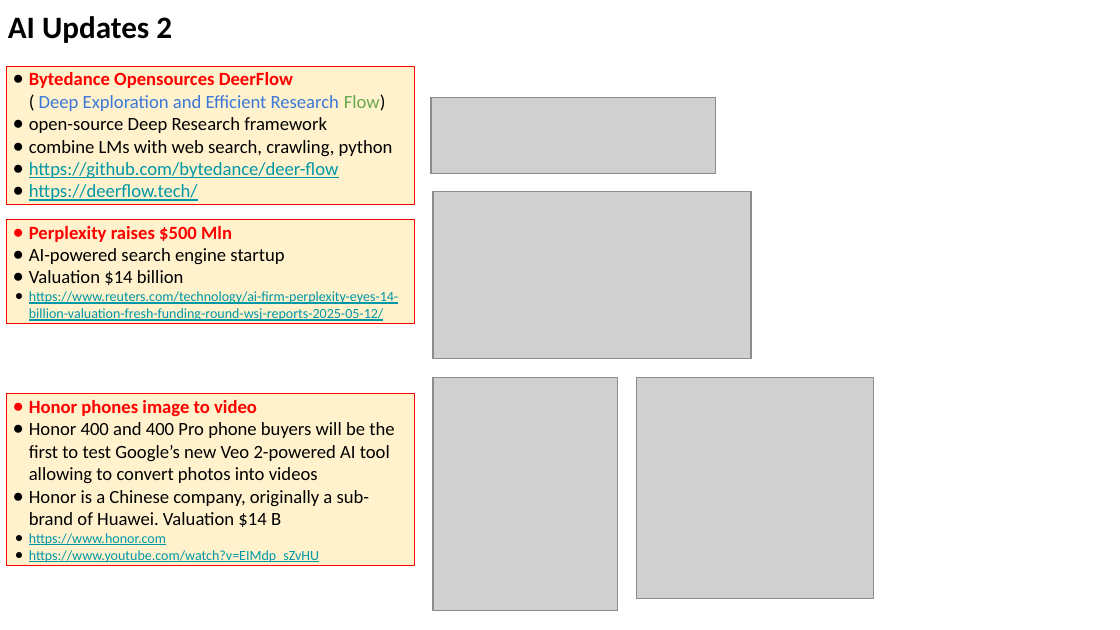
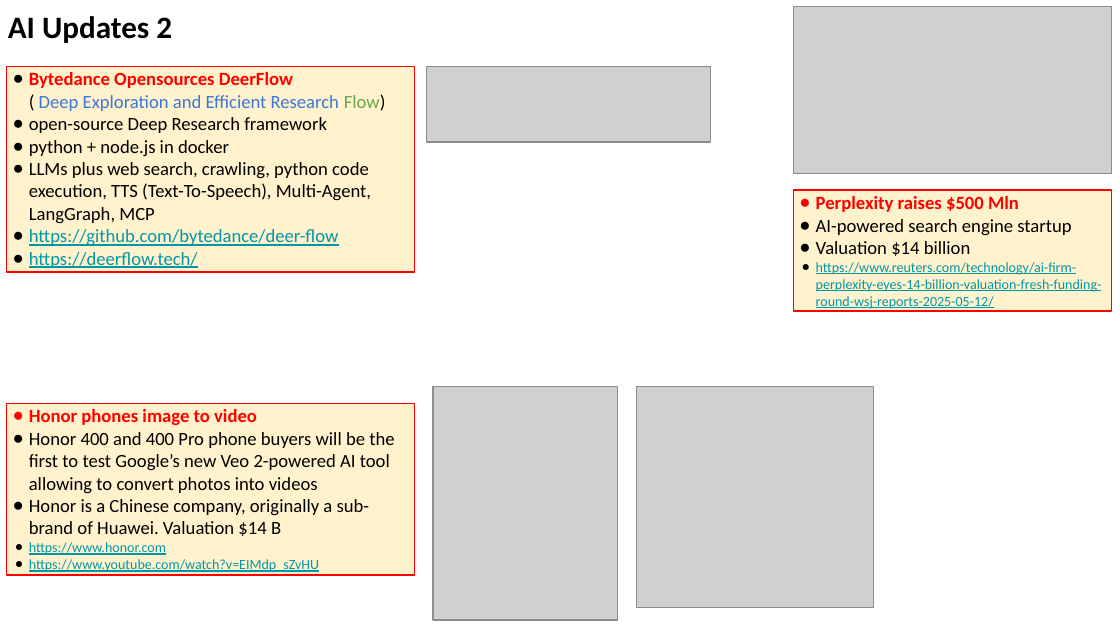
Before and after one commit to lselector/seminar, a slide deck: slide 6 of 2025/2025-05-16-AI-Updates.pptx (slide 5 before the commit). Drawn at 1120x630 pixels with LibreOffice and Linux fonts; fonts in the diff are those of the drawing; grey boxes stand for pictures. Boxes give left, top, right and bottom in pixels: in the first picture for what was removed or moved away, otherwise in the second. Text is boxed around its words. In the diff, an @@ line names an element or a change of style, - is before the commit and + after.

```diff
--- a/2025/2025-05-16-AI-Updates.pptx
+++ b/2025/2025-05-16-AI-Updates.pptx
@@ picture: place and size @@
-picture at box(433, 192, 752, 358)
+picture at box(794, 7, 1112, 174)
@@ rectangle "Bytedance Opensources DeerFlow ( Deep ...": place and size @@
-rectangle "Bytedance Opensources DeerFlow ( Deep ..." at box(7, 66, 414, 204)
+rectangle "Bytedance Opensources DeerFlow ( Deep ..." at box(7, 66, 414, 272)
@@ picture: place and size @@
-picture at box(431, 97, 716, 174)
+picture at box(427, 66, 711, 142)
@@ text in rectangle at box(29, 140, 371, 224): text changed @@
-● combine LMs with web search, crawling, python
+● python + node.js in docker
+● LLMs plus web search, crawling, python code execution, TTS (Text-To-Speech), Multi-Agent, LangGraph, MCP
@@ rectangle "Perplexity raises $500 Mln": place and size @@
-rectangle "Perplexity raises $500 Mln" at box(7, 220, 414, 324)
+rectangle "Perplexity raises $500 Mln" at box(794, 190, 1112, 311)
@@ 2 pictures, 1 rectangle: place and size @@
-2 pictures, 1 rectangle at box(7, 377, 874, 610)
+2 pictures, 1 rectangle at box(7, 386, 874, 619)
```
Also in this commit, not shown: 4 other slides changed, 2 slides added.
